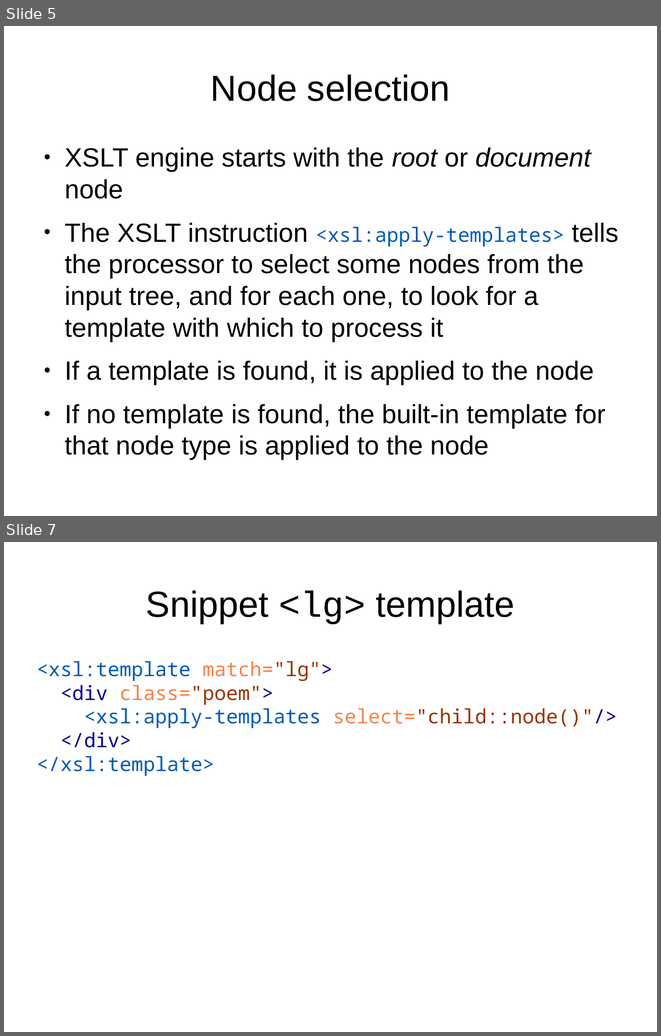
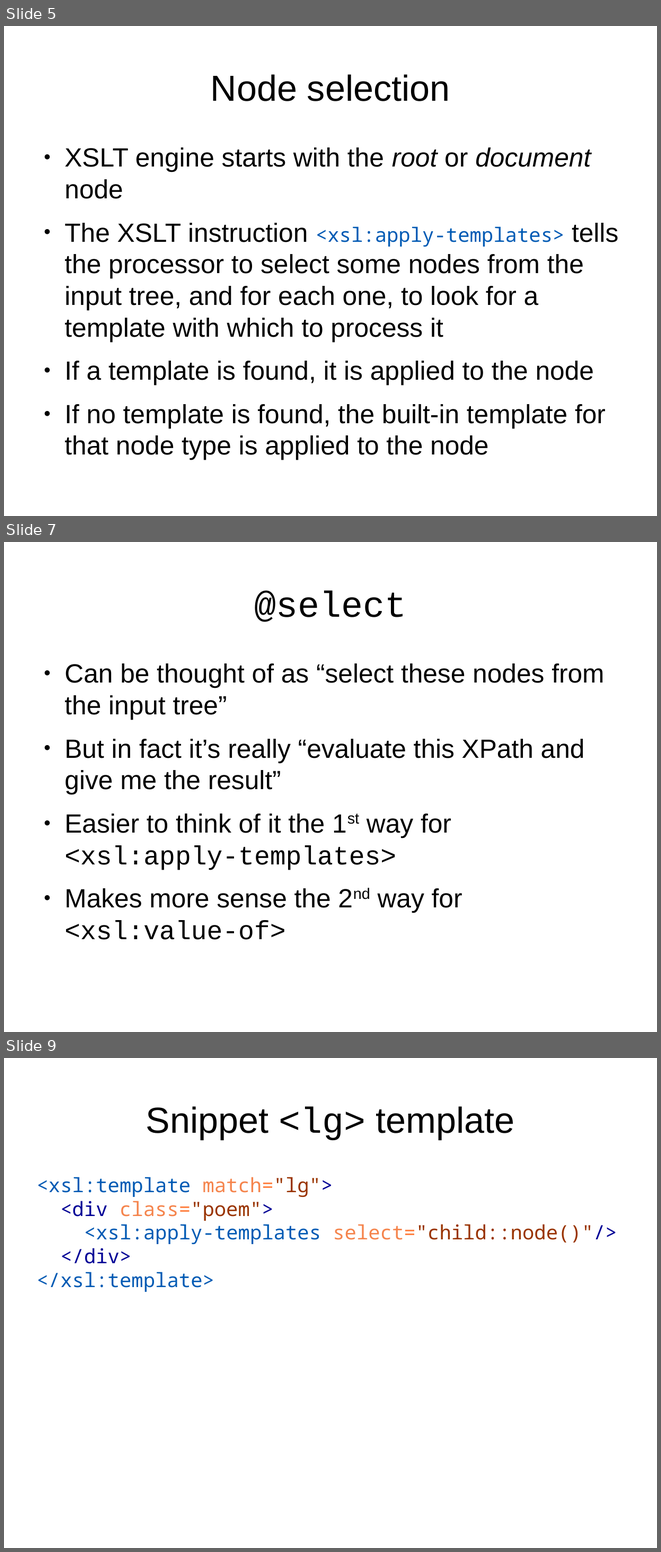
Before and after one commit to martindholmes/XSLT_workshops, a slide deck: intro/presentations/06_processing_model.odp. Shown one above the other, each under a label of ours: slides 5 and 7 before the commit, slides 5, 7 and 9 after it; the slides between them are not shown. The pictures are 661x1036 and 661x1552 pixels, drawn with LibreOffice and Linux fonts; fonts in the diff are those of the drawing. Boxes give left, top, right and bottom in pixels: in the first picture for what was removed or moved away, otherwise in the second. Text is boxed around its words. In the diff, an @@ line names an element or a change of style, - is before the commit and + after.

```diff
--- a/intro/presentations/06_processing_model.odp
+++ b/intro/presentations/06_processing_model.odp
@@ slide 7 added at box(4, 542, 657, 1032), background #FFFFFF @@
@@ title added at box(254, 590, 406, 622), 44 pt, text #000000 @@
+@select
@@ text added at box(64, 663, 604, 940), 32 pt, text #000000 @@
+● Can be thought of as “select these nodes from the input tree”
+● But in fact it’s really “evaluate this XPath and give me the result”
+● Easier to think of it the 1st way for
+  <xsl:apply-templates>
+● Makes more sense the 2nd way for
+  <xsl:value-of>
@@ what was slide 7 is now slide 9 @@
```
Also in this commit, not shown: 1 slide changed, 1 other slide added, 5 other files.
